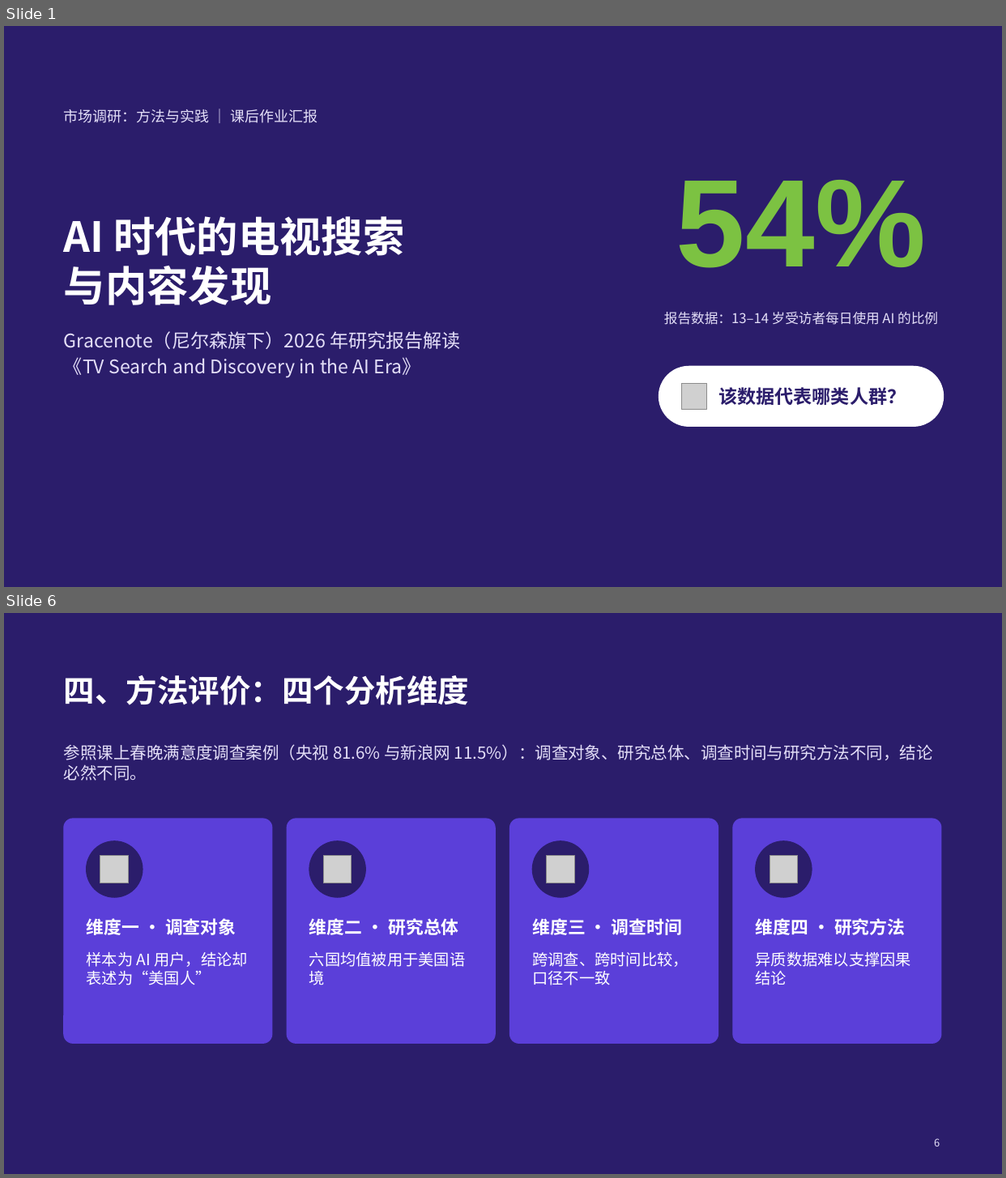
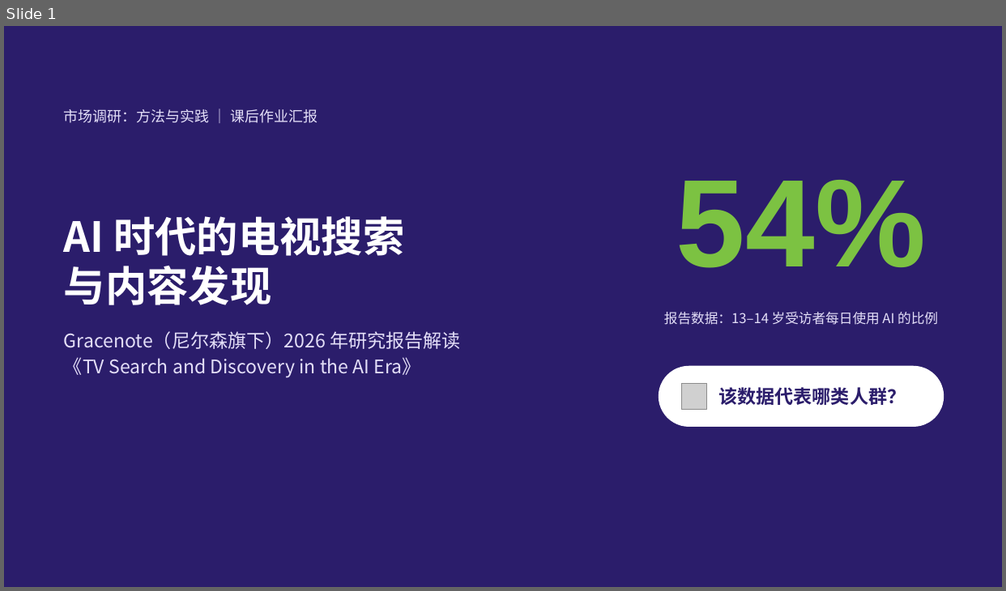
Before and after one commit to jayleo113/ppt, a slide deck: Gracenote报告解读_课堂汇报.pptx. Shown one above the other, each under a label of ours: slides 1 and 6 before the commit, slide 1 after it; the slides between them are not shown. The pictures are 1006x1178 and 1006x591 pixels, drawn with LibreOffice and Linux fonts; fonts in the diff are those of the drawing; grey boxes stand for pictures. Boxes give left, top, right and bottom in pixels: in the first picture for what was removed or moved away, otherwise in the second. Text is boxed around its words. In the diff, an @@ line names an element or a change of style, - is before the commit and + after.

```diff
--- a/Gracenote报告解读_课堂汇报.pptx
+++ b/Gracenote报告解读_课堂汇报.pptx
@@ slide 6 removed at [4, 613, 1002, 1174], background #2B1D6B @@
@@ title removed at [64, 675, 469, 705] @@
-四、方法评价：四个分析维度
@@ text removed at [64, 744, 933, 781] @@
-参照课上春晚满意度调查案例（央视 81.6% 与新浪网 11.5%）：调查对象、研究总体、调查时间与研究方法不同，结论必然不同。
@@ rounded rectangle removed at [64, 819, 272, 1043] @@
@@ rounded rectangle removed at [287, 819, 495, 1043] @@
@@ rounded rectangle removed at [510, 819, 718, 1043] @@
@@ rounded rectangle removed at [733, 819, 941, 1043] @@
@@ ellipse removed at [87, 841, 143, 897] @@
@@ picture removed at [100, 855, 129, 884] @@
@@ ellipse removed at [309, 841, 365, 897] @@
@@ picture removed at [324, 855, 352, 884] @@
@@ ellipse removed at [533, 841, 589, 897] @@
@@ picture removed at [547, 855, 575, 884] @@
@@ ellipse removed at [756, 841, 812, 897] @@
@@ picture removed at [769, 855, 799, 884] @@
@@ text removed at [87, 918, 236, 935] @@
-维度一 · 调查对象
@@ text removed at [309, 918, 458, 935] @@
-维度二 · 研究总体
@@ text removed at [532, 918, 682, 935] @@
-维度三 · 调查时间
@@ text removed at [756, 918, 905, 935] @@
-维度四 · 研究方法
@@ text removed at [87, 952, 247, 986] @@
-样本为 AI 用户，结论却表述为“美国人”
@@ text removed at [309, 952, 465, 986] @@
-六国均值被用于美国语境
@@ text removed at [532, 952, 688, 986] @@
-跨调查、跨时间比较，口径不一致
@@ text removed at [756, 952, 911, 986] @@
-异质数据难以支撑因果结论
@@ page number removed at [934, 1139, 940, 1147] @@
-6
```
Also in this commit, not shown: 10 slides changed, 3 slides added, 1 other slide removed, 4 other files.
